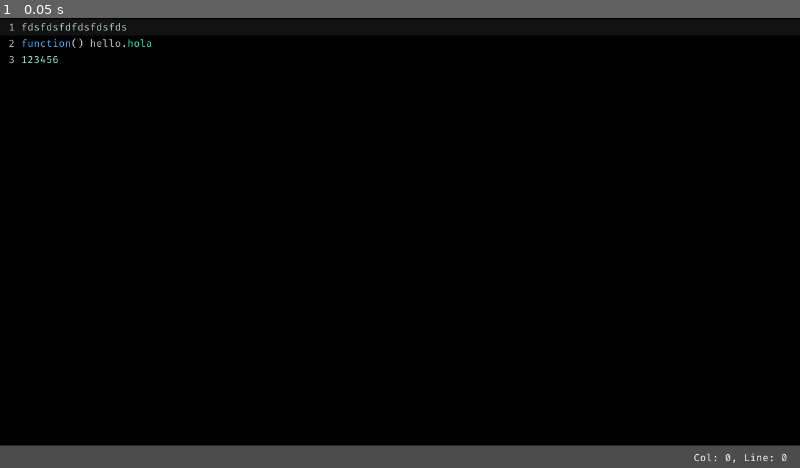
Above: before the commit, frame 1.
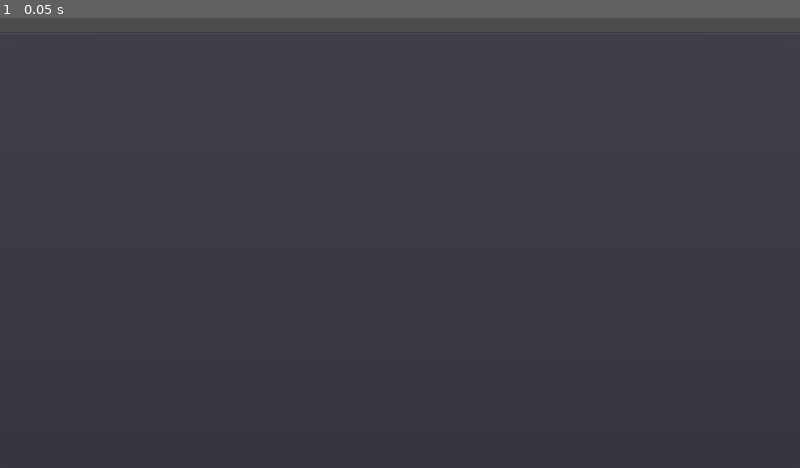
Above: after the commit, the same moment.

Repository: DeybisMelendez/ScriptEditor
Game: Godot game, scene res://Main.tscn
Same seed, same stepped clock (60 frames per second), same inputs: the game is played once before the commit and once after it.
Inputs:
- Up to frame 1 (0.05 s): no input

The runs differ from the first frame. In frame 1, 95% of the frame differs, in the area x 0-100%, y 0-99%.

Commit message:
mas pruebas

Diff:
--- a/Body.gd
+++ b/Body.gd
@@ -5,25 +5,40 @@
 var col = 0
 var line = 0
 var path = ""
-var workspace = ""
 var current_file = ""
 var is_focused = false
 
+onready var TabCont = get_parent()
 onready var TextLabel = $VBoxContainer/ToolBar/HBoxContainer2/TextLabel
 onready var FileLabel = $VBoxContainer/ToolBar/HBoxContainer/FileLabel
 onready var Editor = $VBoxContainer/TextEdit
 onready var Confirm = $ConfirmationDialog
+onready var Dialog = get_tree().current_scene.get_node("FileDialog")
 
 func _input(event):
-	if event is InputEventKey:
-		if event.is_action_pressed("save_file"):
-			save_file()
-		elif event.is_action_pressed("close_file"):
-			if is_focused:
+	if is_focused:
+		if event is InputEventKey:
+			if event.is_action_pressed("save_file_as"):
+				Dialog.set_mode(FileDialog.MODE_SAVE_FILE)
+				Dialog.popup_centered_minsize()
+			elif event.is_action_pressed("save_file"):
+				if path == "":
+					Dialog.set_mode(FileDialog.MODE_SAVE_FILE)
+					Dialog.popup_centered_minsize()
+				else:
+					save_file()
+			elif event.is_action_pressed("close_file"):
 				if txt_changed:
 					Confirm.popup_centered_minsize()
 				else:
-					queue_free()
+					confirmed()
+			elif event.is_action_pressed("resize_down"):
+				add_size_font(-1)
+			elif event.is_action_pressed("resize_up"):
+				add_size_font(1)
+
+func add_size_font(value):
+	Editor.get_font("font").size += value
 
 func _ready():
 	Editor.connect("focus_entered", self, "focus_entered")
@@ -31,16 +46,26 @@
 	Editor.connect("text_changed", self, "text_changed")
 	Editor.connect("cursor_changed", self, "cursor_changed")
 	Confirm.connect("confirmed", self, "confirmed")
-	load_file(null)
+	load_file()
+#	TabCont.current_tab = TabCont.get_tab_count()-1
+#	Editor.grab_focus()
 	#current_file = path.split("/",false)[path.split("/",false).size()-1]
 
+func focus_editor():
+	Editor.grab_focus()
+
 func focus_entered():
+	OS.set_window_title(path)
 	is_focused = true
 
 func focus_exited():
 	is_focused = false
 
 func confirmed():
+	if TabCont.current_tab > 0:
+		TabCont.current_tab = TabCont.current_tab-1
+	#TabCont.get_current_tab_control().is_focused = true
+	#TabCont.get_current_tab_control().focus_editor()
 	queue_free()
 
 func cursor_changed():
@@ -55,18 +80,35 @@
 	else:
 		FileLabel.text = current_file
 
-func load_file(p):
-	if p:
-		path = p
-	current_file = path.split("/",false)[path.split("/",false).size()-1]
+func load_file():
+#	if p:
+#		path = p
+#	current_file = path.split("/",false)[path.split("/",false).size()-1]
+	if path != "":
+		var file = File.new()
+		file.open(path, File.READ)
+		Editor.text = file.get_as_text()
+		file.close()
+		copy_file = Editor.text
+		FileLabel.text = current_file
+		var sintax = current_file.split(".",false)
+		Editor.set_sintax(sintax[sintax.size()-1])
+		#TabCont.set_tab_title(TabCont.current_tab, current_file)
+
+func update_info():
+	TabCont.set_tab_title(TabCont.current_tab, current_file)
+	text_changed()
+
+func save_file_as(p, f):
 	var file = File.new()
-	file.open(workspace+path, File.READ)
-	Editor.text = file.get_as_text()
+	file.open(p, File.WRITE)
+	file.store_string(Editor.text)
 	file.close()
 	copy_file = Editor.text
-	FileLabel.text = current_file
-	var sintax = current_file.split(".",false)
+	current_file = f
+	var sintax = current_file.split(".", false)
 	Editor.set_sintax(sintax[sintax.size()-1])
+	update_info()
 
 func save_file():
 	var file = File.new()
@@ -74,6 +116,6 @@
 	file.store_string(Editor.text)
 	file.close()
 	copy_file = Editor.text
-	text_changed()
 	var sintax = current_file.split(".", false)
 	Editor.set_sintax(sintax[sintax.size()-1])
+	update_info()
--- a/Main.gd
+++ b/Main.gd
@@ -4,40 +4,43 @@
 var txt_changed = false
 var col = 0
 var line = 0
-onready var TextLabel = $VBoxContainer/ToolBar/HBoxContainer2/TextLabel
-onready var FileLabel = $VBoxContainer/ToolBar/HBoxContainer/FileLabel
-onready var Editor = $VBoxContainer/TextEdit
+export (PackedScene) var Body
 onready var Dialog = $FileDialog
-onready var Confirm = $ConfirmDialog
+onready var TabCont = $TabContainer
 
 func _ready():
-	Editor.connect("text_changed", self, "text_changed")
-	Editor.connect("cursor_changed", self, "cursor_changed")
 	Dialog.connect("file_selected", self, "file_selected")
-	Confirm.connect("confirmed", self, "confirmed")
-
-func cursor_changed():
-	col = Editor.cursor_get_column()
-	line = Editor.cursor_get_line()
-	TextLabel.text = "Col: " + str(col) +", Line: " + str(line)
-
-func confirmed():
-	print("confirmed")
-	if Dialog.mode == FileDialog.MODE_OPEN_ANY:
-		new_file()
-	elif Dialog.mode == FileDialog.MODE_SAVE_FILE:
-		Dialog.popup_centered_minsize()
-	elif Dialog.mode == FileDialog.MODE_OPEN_FILE:
-		Dialog.popup_centered_minsize()
 
 func file_selected(path):
 	match Dialog.get_mode():
 		FileDialog.MODE_OPEN_FILE:
-			load_file(path)
-			OS.set_window_title(path)
+			new_file(path)
+			#set_focus_on_TextEditor()
+			#OS.set_window_title(path)
 		FileDialog.MODE_SAVE_FILE:
-			save_file(path)
+			save_file_as(path, Dialog.current_file)
+			set_focus_on_TextEditor()
 	Dialog.invalidate()
+
+func new_file(path):
+	var new_body = Body.instance()
+	var current_file = "untitled"
+	if path:
+		new_body.path = path
+		current_file = Dialog.current_file
+		new_body.current_file = current_file
+	else:
+		new_body.current_file = "untitled"
+	TabCont.add_child(new_body)
+	TabCont.set_tab_title(TabCont.get_tab_count()-1, current_file)
+	TabCont.current_tab = TabCont.get_tab_count()-1
+	set_focus_on_TextEditor()
+
+func set_focus_on_TextEditor():
+	TabCont.get_current_tab_control().focus_editor()
+
+func save_file_as(p, f):
+	TabCont.get_current_tab_control().save_file_as(p, f)
 
 func file_exists(path):
 	var file = File.new()
@@ -45,71 +48,32 @@
 	file.close()
 	return file_exists
 
-func new_file():
-	print("new_file")
-	Editor.text = ""
-	copy_file = Editor.text
-	Dialog.set_current_file("")
-	text_changed()
-
-func load_file(path):
-	var file = File.new()
-	file.open(path, File.READ)
-	Editor.text = file.get_as_text()
-	file.close()
-	copy_file = Editor.text
-	FileLabel.text = Dialog.get_current_file()
-	var sintax = Dialog.get_current_file().split(".",false)
-	Editor.set_sintax(sintax[sintax.size()-1])
-
-func save_file(path):
-	var file = File.new()
-	file.open(path, File.WRITE)
-	file.store_string(Editor.text)
-	file.close()
-	copy_file = Editor.text
-	text_changed()
-	var sintax = Dialog.get_current_file().split(".", false)
-	Editor.set_sintax(sintax[sintax.size()-1])
-
-func text_changed():
-	txt_changed = Editor.text != copy_file
-	if txt_changed:
-		FileLabel.text = Dialog.current_file + "*"
-	else:
-		FileLabel.text = Dialog.current_file
+#func set_focus_on_TextEditor():
+#	TabCont.get_current_tab_control().get_node("VBoxContainer/TextEdit").grab_focus()
 
 func _input(event):
 	if event is InputEventKey:
 		if event.is_action_pressed("new_file"):
 			#usado para identificar nuevo archivo nada mas
-			Dialog.set_mode(FileDialog.MODE_OPEN_ANY)
-			if txt_changed:
-				Confirm.popup_centered_minsize()
-			else:
-				new_file()
+			new_file(null)
 		elif event.is_action_pressed("open_file"):
 			Dialog.set_mode(FileDialog.MODE_OPEN_FILE)
-			if txt_changed:
-				Confirm.popup_centered_minsize()
-			else:
-				Dialog.popup_centered_minsize()
-		elif event.is_action_pressed("save_file_as"):
-			Dialog.set_mode(FileDialog.MODE_SAVE_FILE)
 			Dialog.popup_centered_minsize()
-		elif event.is_action_pressed("save_file"):
-			Dialog.set_mode(FileDialog.MODE_SAVE_FILE)
-			if file_exists(Dialog.current_path):# and Dialog.current_dir != "":
-				save_file(Dialog.current_path)
-			else:
-				Dialog.popup_centered_minsize()
-		elif event.is_action_pressed("resize_up"):
-			Editor.get_font("font").size +=1
-		elif event.is_action_pressed("resize_down"):
-			Editor.get_font("font").size -=1
-		elif event.is_action_pressed("comments"):
-			var begin = Editor.get_selection_from_line()
-			var end = Editor.get_selection_from_to_line()
-		elif event.is_action_pressed("workspace"):
-			Dialog.set_mode(FileDialog.MODE_OPEN_DIR)
-			Dialog.popup_centered_minsize()
+		elif event.is_action_pressed("next_tab"):
+			var total_tabs = TabCont.get_tab_count()
+			if total_tabs > 1:
+				var next_tab = TabCont.current_tab + 1
+				if next_tab >= total_tabs:
+					TabCont.current_tab = 0
+				else:
+					TabCont.current_tab = next_tab
+			set_focus_on_TextEditor()
+		elif event.is_action_pressed("back_tab"):
+			var total_tabs = TabCont.get_tab_count()
+			if total_tabs > 1:
+				var back_tab = TabCont.current_tab - 1
+				if back_tab < 0:
+					TabCont.current_tab = total_tabs - 1
+				else:
+					TabCont.current_tab = back_tab
+			set_focus_on_TextEditor()
--- a/Main.tscn
+++ b/Main.tscn
@@ -1,37 +1,46 @@
-[gd_scene load_steps=5 format=2]
+[gd_scene load_steps=6 format=2]
 
 [ext_resource path="res://Main.gd" type="Script" id=1]
-[ext_resource path="res://TextEdit.tscn" type="PackedScene" id=2]
-[ext_resource path="res://ToolBar.tscn" type="PackedScene" id=3]
-[ext_resource path="res://theme.tres" type="Theme" id=4]
+[ext_resource path="res://Body.tscn" type="PackedScene" id=2]
+[ext_resource path="res://TextEdit.tscn" type="PackedScene" id=3]
+[ext_resource path="res://ToolBar.tscn" type="PackedScene" id=4]
+[ext_resource path="res://theme.tres" type="Theme" id=5]
 
 [node name="Main" type="Control"]
 anchor_right = 1.0
 anchor_bottom = 1.0
 script = ExtResource( 1 )
+Body = ExtResource( 2 )
 
-[node name="VBoxContainer" type="VBoxContainer" parent="."]
+[node name="TabContainer" type="TabContainer" parent="."]
 anchor_right = 1.0
 anchor_bottom = 1.0
 
-[node name="TextEdit" parent="VBoxContainer" instance=ExtResource( 2 )]
+[node name="VBoxContainer" type="VBoxContainer" parent="."]
+editor/display_folded = true
+visible = false
+anchor_right = 1.0
+anchor_bottom = 1.0
+
+[node name="TextEdit" parent="VBoxContainer" instance=ExtResource( 3 )]
 anchor_right = 0.0
 anchor_bottom = 0.0
 margin_right = 1280.0
 margin_bottom = 684.0
 custom_colors/current_line_color = Color( 0.0703125, 0.0703125, 0.0703125, 1 )
 
-[node name="ToolBar" parent="VBoxContainer" instance=ExtResource( 3 )]
+[node name="ToolBar" parent="VBoxContainer" instance=ExtResource( 4 )]
 
 [node name="FileDialog" type="FileDialog" parent="."]
+visible = true
 anchor_right = 1.0
 anchor_bottom = 1.0
 size_flags_horizontal = 3
 size_flags_vertical = 3
-theme = ExtResource( 4 )
-window_title = "Abrir un archivo"
+theme = ExtResource( 5 )
+window_title = "Abrir archivo(s)"
 resizable = true
-mode = 0
+mode = 1
 access = 2
 current_dir = "/home/damv/Documentos/LuaEditor"
 current_path = "/home/damv/Documentos/LuaEditor/"
--- /dev/null
+++ b/test.tscn
@@ -0,0 +1,4 @@
+[gd_scene format=2]
+
+[node name="Viewport" type="Viewport"]
+size = Vector2( 1000, 1000 )
Not shown: 1 places in Main.tscn that only renumber resources
